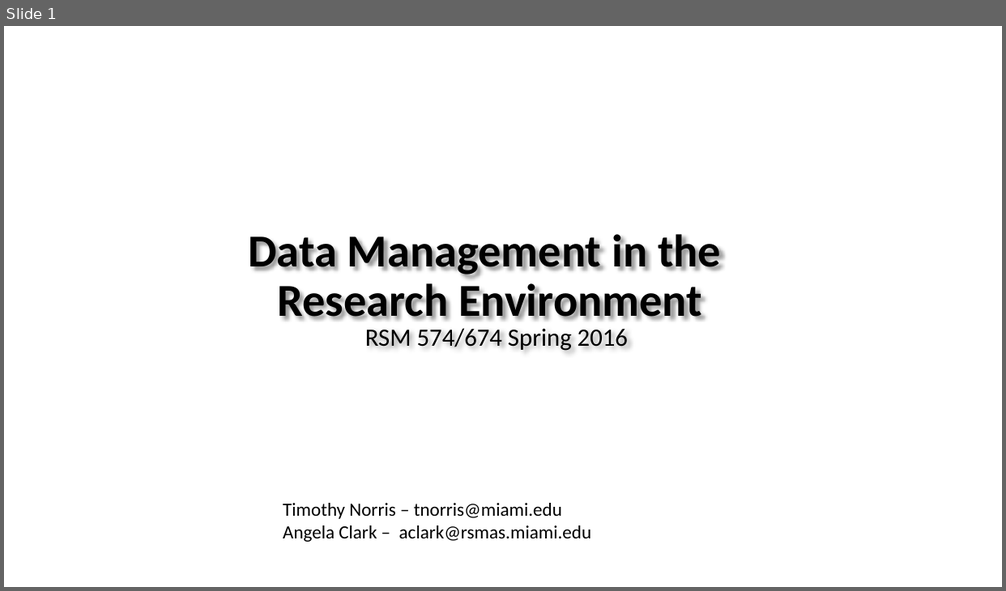
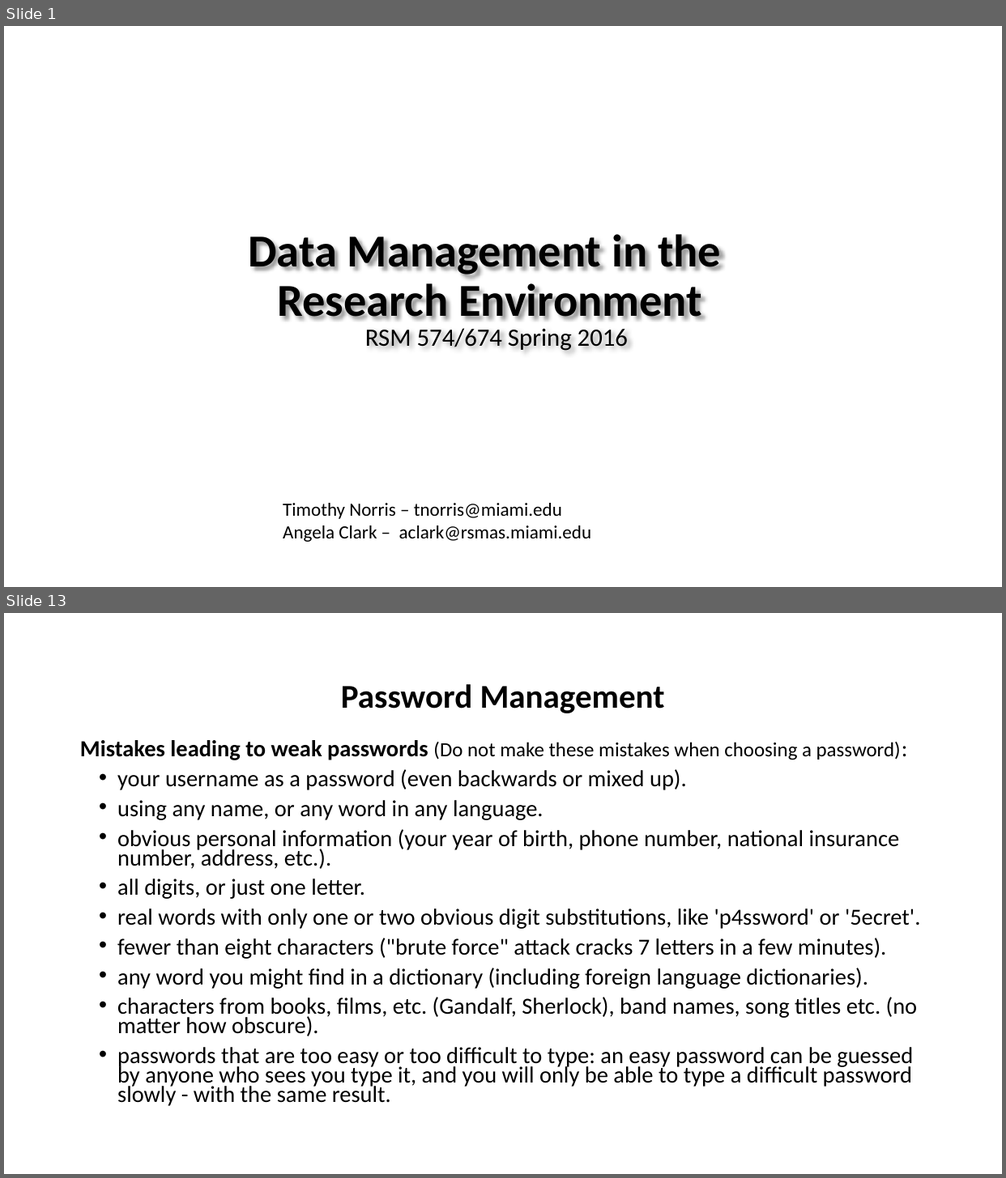
Before and after one commit to tibbben/teaching.data.literacy, a slide deck: UM_DataManagementClass/Lessons/05/05_SecondMeeting.pptx. Shown one above the other, each under a label of ours: slide 1 before the commit, slides 1 and 13 after it; the slides between them are not shown. The pictures are 1006x591 and 1006x1178 pixels, drawn with LibreOffice and Linux fonts; fonts in the diff are those of the drawing; background and template pictures are left out. Boxes give left, top, right and bottom in pixels: in the first picture for what was removed or moved away, otherwise in the second. Text is boxed around its words. In the diff, an @@ line names an element or a change of style, - is before the commit and + after.

```diff
--- a/UM_DataManagementClass/Lessons/05/05_SecondMeeting.pptx
+++ b/UM_DataManagementClass/Lessons/05/05_SecondMeeting.pptx
@@ slide 13 added at (x1=4, y1=613, x2=1002, y2=1174), background #FFFFFF @@
@@ title added at (x1=341, y1=684, x2=665, y2=713), 32 pt, text #000000, bold @@
+Password Management
@@ text added at (x1=80, y1=740, x2=920, y2=1106), 22.2 pt, text #000000 @@
+Mistakes leading to weak passwords (Do not make these mistakes when choosing a password):
+• your username as a password (even backwards or mixed up).
+• using any name, or any word in any language.
+• obvious personal information (your year of birth, phone number, national insurance number, address, etc.).
+• all digits, or just one letter.
+• real words with only one or two obvious digit substitutions, like 'p4ssword' or '5ecret'.
+• fewer than eight characters ("brute force" attack cracks 7 letters in a few minutes).
+• any word you might find in a dictionary (including foreign language dictionaries).
+• characters from books, films, etc. (Gandalf, Sherlock), band names, song titles etc. (no matter how obscure).
+• passwords that are too easy or too difficult to type: an easy password can be guessed by anyone who sees you type it, and you will only be able to type a difficult password slowly - with the same result.
```
Also in this commit, not shown: 2 slides changed, 26 other slides added, 2 other files.
